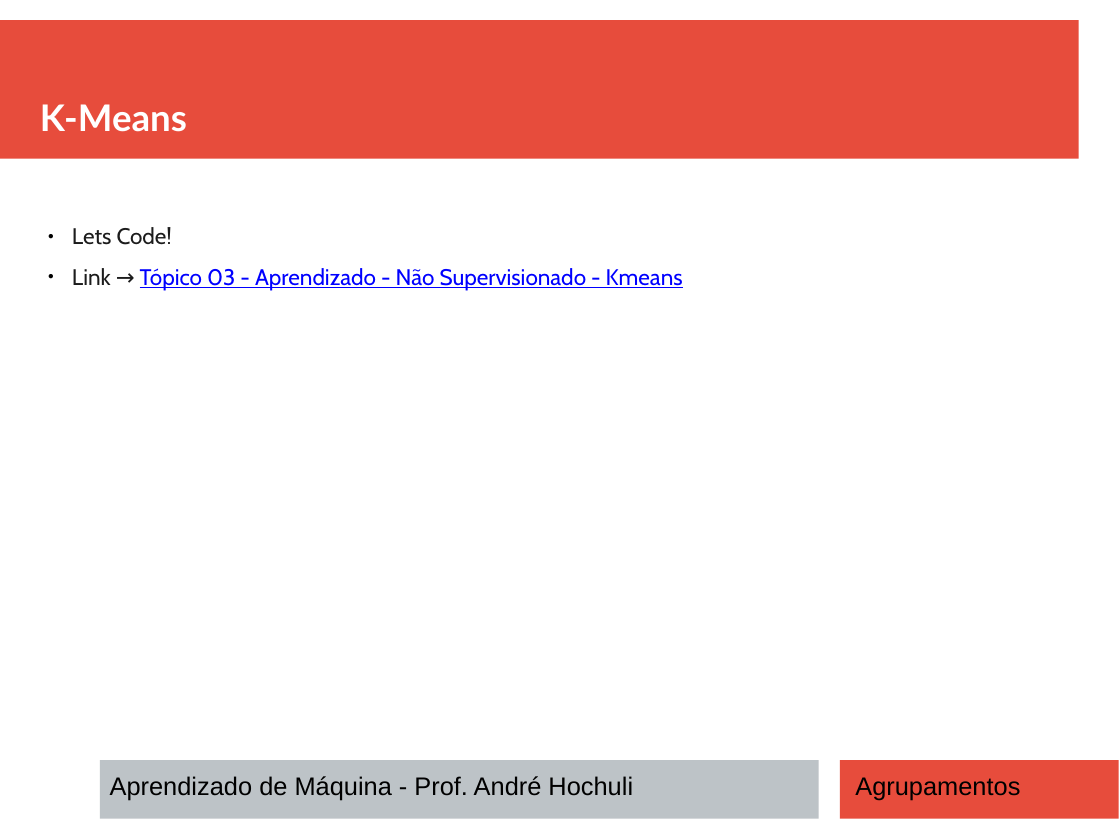
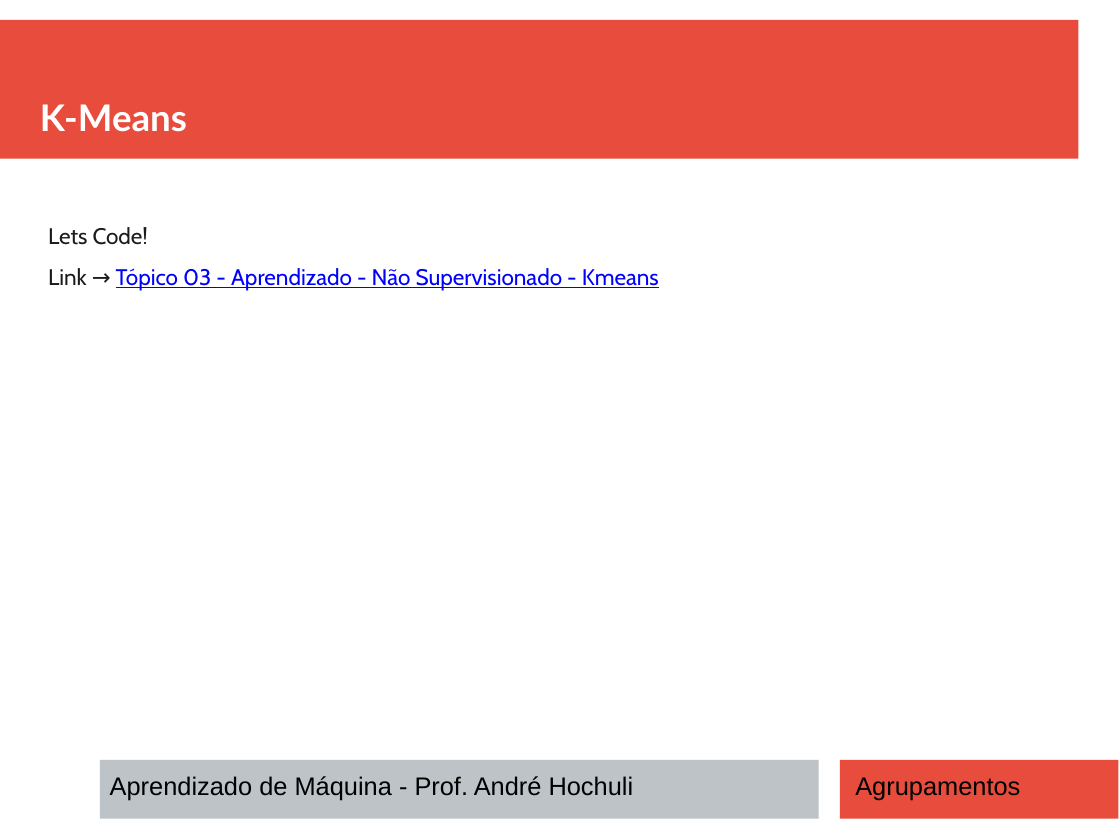
Before and after one commit to andrehochuli/teaching, a slide deck: slide 17 of AprendizadoMaquina/Tópico 03 - Aprendizado Não Supervisionado/Tópico 03 - Aprendizado - Não Supervisionado.pptx. Drawn at 1120x840 pixels with LibreOffice and Linux fonts; fonts in the diff are those of the drawing. Boxes give left, top, right and bottom in pixels: in the first picture for what was removed or moved away, otherwise in the second. Text is boxed around its words. In the diff, an @@ line names an element or a change of style, - is before the commit and + after.

```diff
--- a/AprendizadoMaquina/Tópico 03 - Aprendizado Não Supervisionado/Tópico 03 - Aprendizado - Não Supervisionado.pptx
+++ b/AprendizadoMaquina/Tópico 03 - Aprendizado Não Supervisionado/Tópico 03 - Aprendizado - Não Supervisionado.pptx
@@ text "Lets Code!" at [48,227,659,291]: bullet ● to none @@
```
Also in this commit, not shown: 1 other file.
